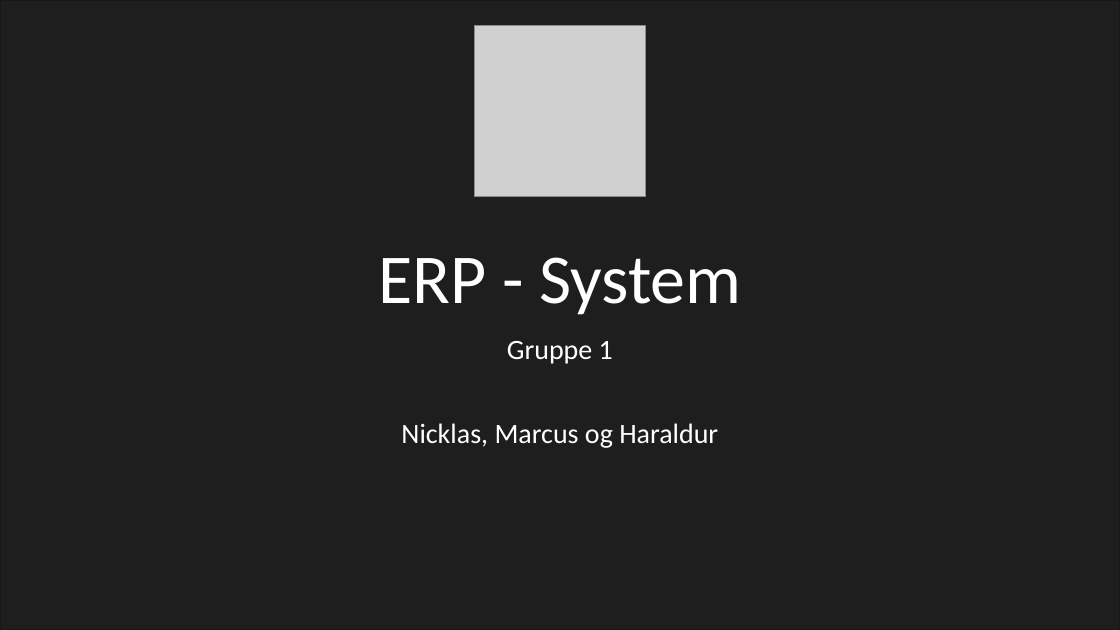
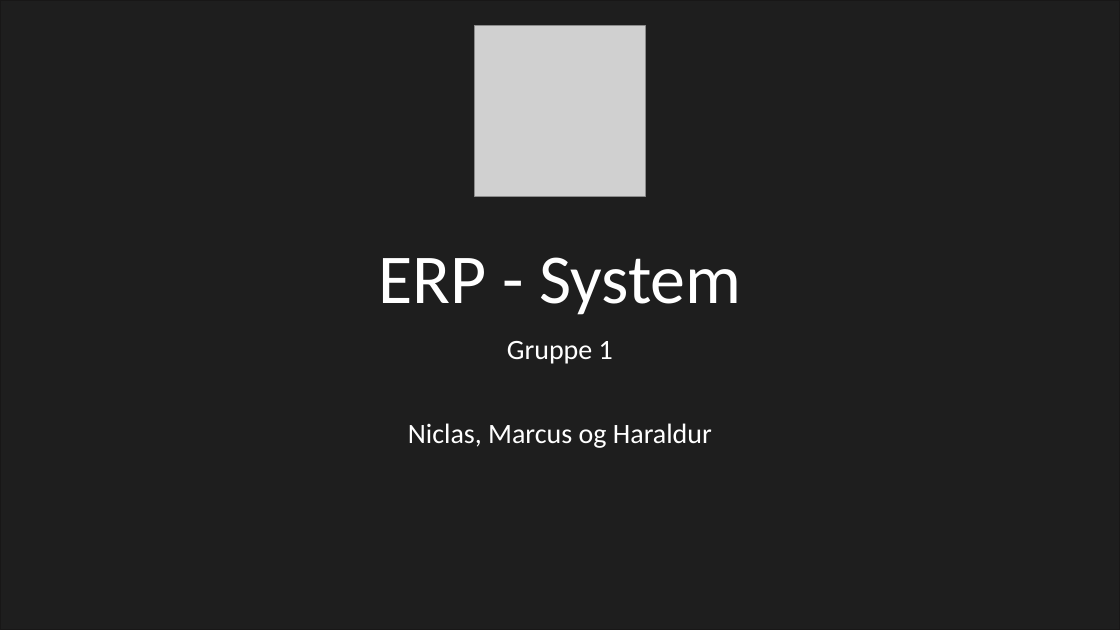
Before and after one commit to HalliTT/H1PD021123_Grp1_ERP, a slide deck: slide 1 of Docs/ERPSystem.pptx. Drawn at 1120x630 pixels with LibreOffice and Linux fonts; fonts in the diff are those of the drawing; grey boxes stand for pictures. Boxes give left, top, right and bottom in pixels: in the first picture for what was removed or moved away, otherwise in the second. Text is boxed around its words. In the diff, an @@ line names an element or a change of style, - is before the commit and + after.

Commit message:
Update powerpoint

```diff
--- a/Docs/ERPSystem.pptx
+++ b/Docs/ERPSystem.pptx
@@ subtitle at [408,423,712,448]: text changed @@
-Nicklas, Marcus og Haraldur
+Niclas, Marcus og Haraldur
```
